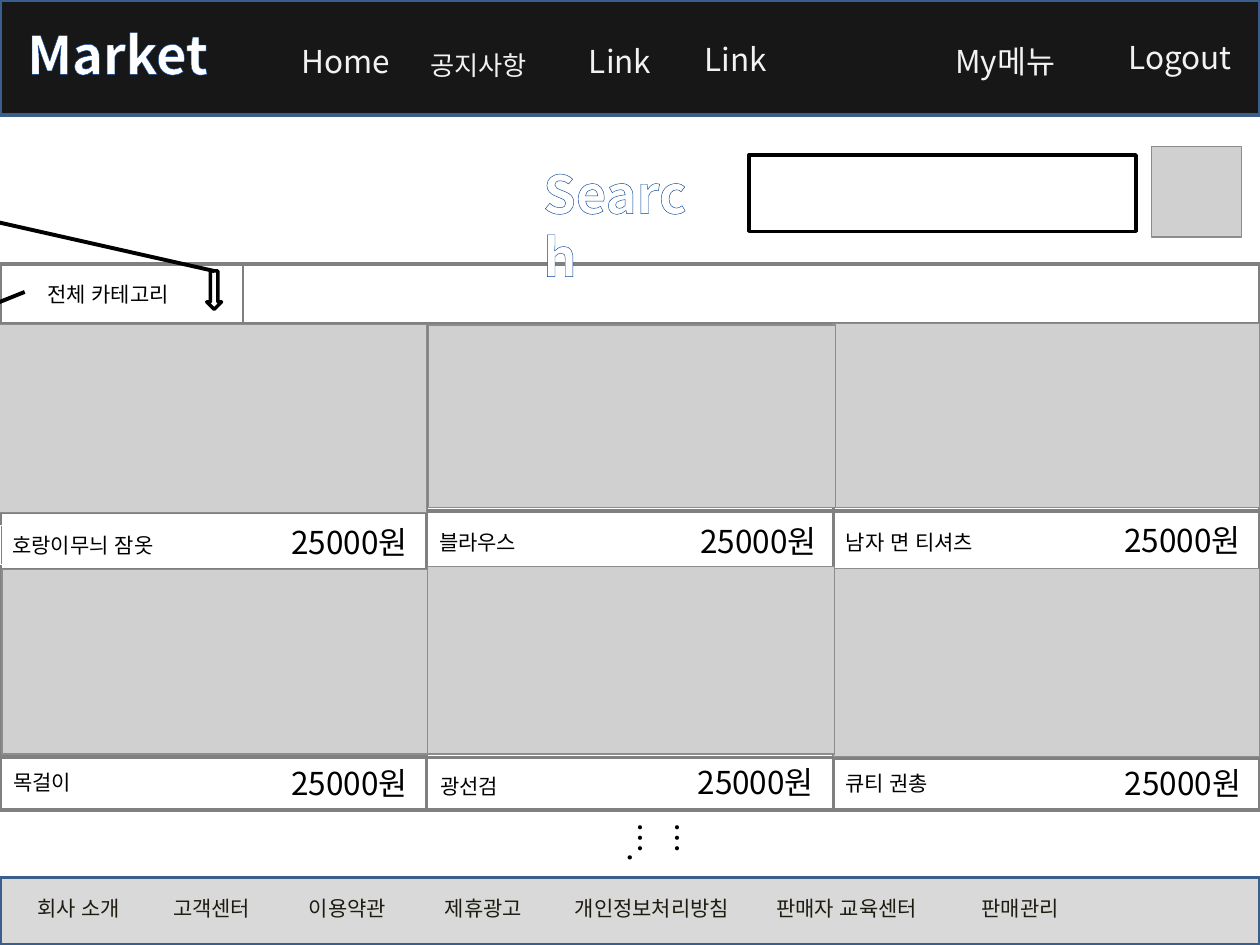
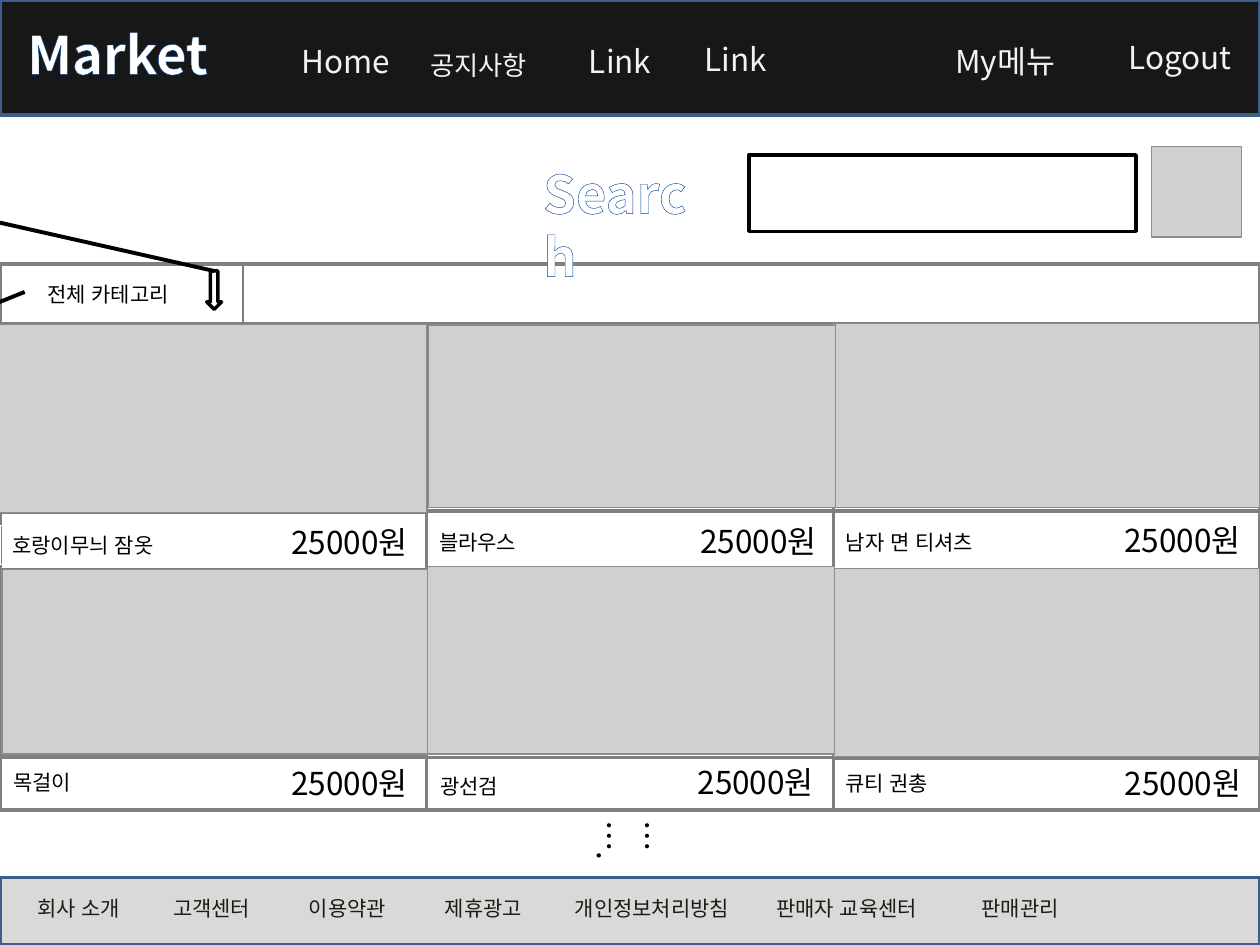
Before and after one commit to rosangels2/market, a slide deck: slide 5 of 포트폴리오/스토리보드/스토리보드.pptx. Drawn at 1260x945 pixels with LibreOffice and Linux fonts; fonts in the diff are those of the drawing; grey boxes stand for pictures. Boxes give left, top, right and bottom in pixels: in the first picture for what was removed or moved away, otherwise in the second. Text is boxed around its words. In the diff, an @@ line names an element or a change of style, - is before the commit and + after.

```diff
--- a/포트폴리오/스토리보드/스토리보드.pptx
+++ b/포트폴리오/스토리보드/스토리보드.pptx
@@ text "…….": place and size @@
-text "……." at bbox=[640, 810, 703, 878]
+text "……." at bbox=[610, 808, 673, 876]
```
Also in this commit, not shown: 5 other slides changed, 1 slide added, 4 other files.
